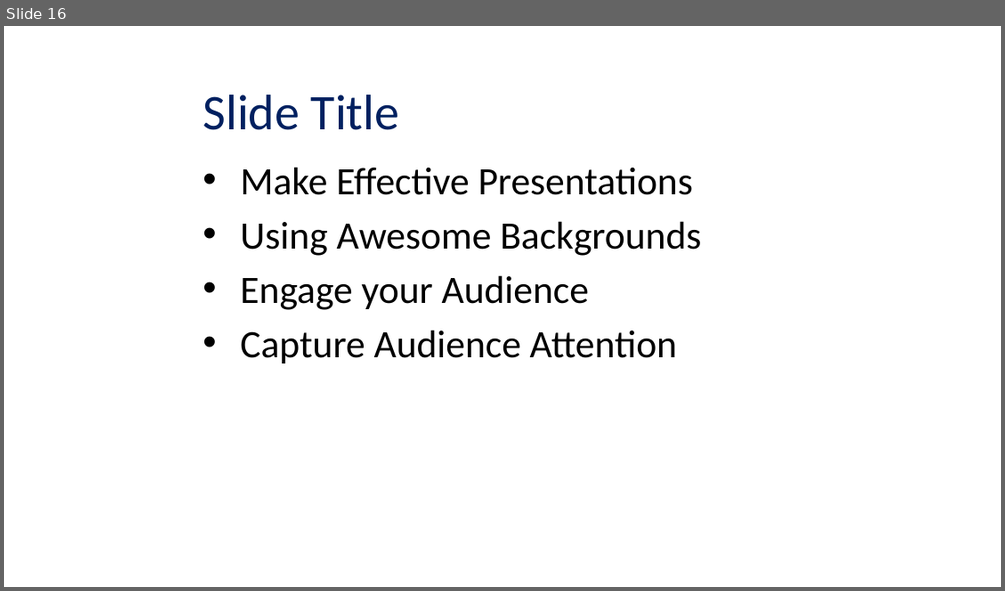
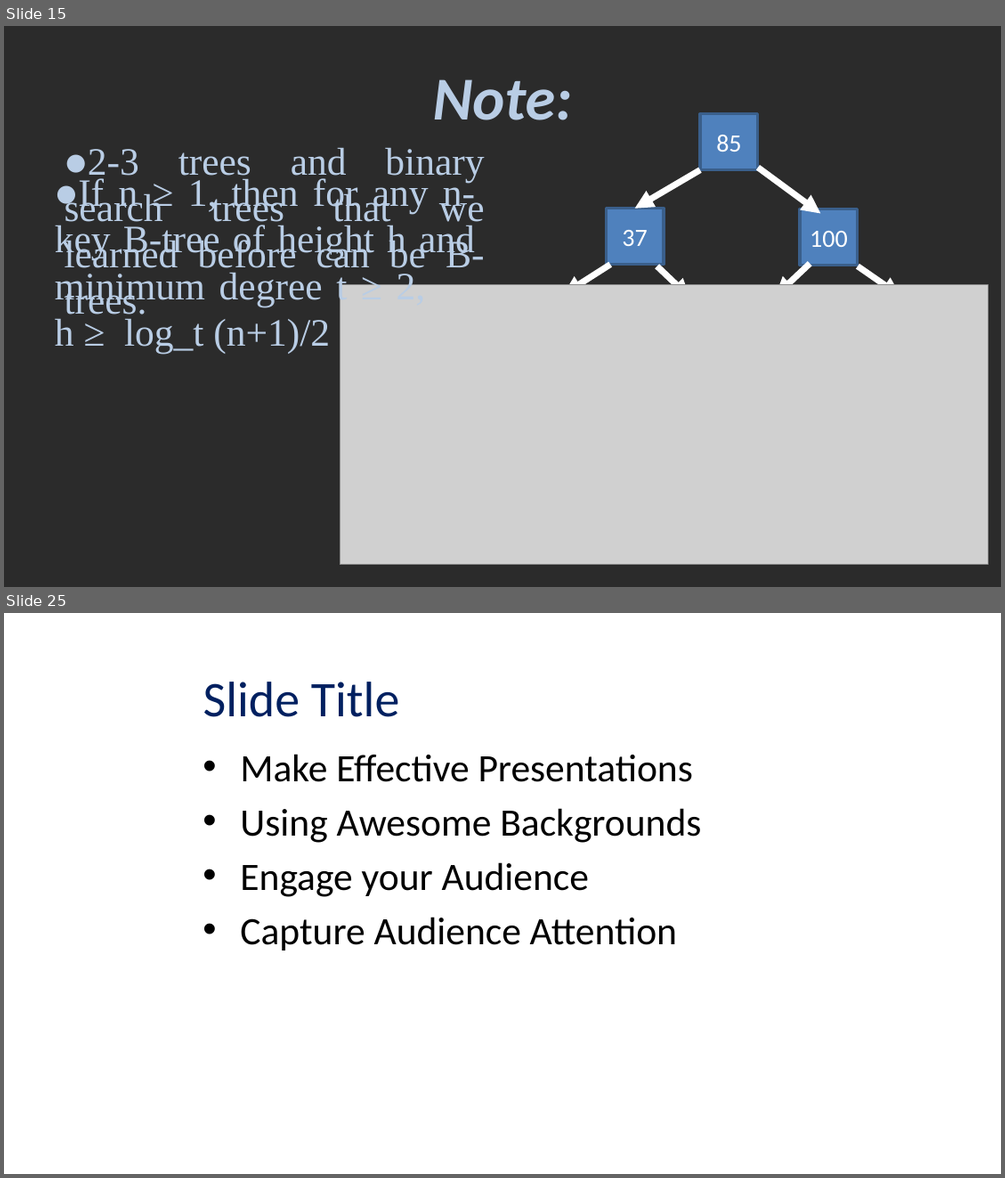
Before and after one commit to viettungvuong/Seminar, a slide deck: Seminar.pptx. Shown one above the other, each under a label of ours: slide 16 before the commit, slides 15 and 25 after it; the slides between them are not shown. The pictures are 1005x591 and 1005x1178 pixels, drawn with LibreOffice and Linux fonts; fonts in the diff are those of the drawing; grey boxes stand for pictures; background and template pictures are left out; a plain dark background stands for a picture behind light text. Boxes give left, top, right and bottom in pixels: in the first picture for what was removed or moved away, otherwise in the second. Text is boxed around its words. In the diff, an @@ line names an element or a change of style, - is before the commit and + after.

```diff
--- a/Seminar.pptx
+++ b/Seminar.pptx
@@ slide 15 added at [4,26,1001,587], background picture (left out) @@
@@ title added at [433,79,573,120], 44 pt, text #B9CDE5, bold, italic @@
+Note:
@@ rectangle added at [700,114,758,169], fill #4F81BD, outline #3A5F8C 2 pt, 18 pt, text #FFFFFF @@
+85
@@ text added at [65,147,485,321], 28 pt, text #B9CDE5 @@
+●2-3 trees and binary search trees that we learned before can be B-trees.
@@ text added at [55,174,475,354], 28 pt, text #B9CDE5 @@
+●If n ≥ 1, then for any n-key B-tree of height h and minimum degree t ≥ 2, h ≥ log_t (n+1)/2
@@ arrow added from (700, 169) to (635, 208), #FFFFFF 4.5 pt @@
@@ arrow added from (758, 168) to (820, 214), #FFFFFF 4.5 pt @@
@@ rectangle added at [606,208,663,265], fill #4F81BD, outline #3A5F8C 2 pt, 18 pt, text #FFFFFF @@
+37
@@ rectangle added at [800,209,858,265], fill #4F81BD, outline #3A5F8C 2 pt, 18 pt, text #FFFFFF @@
+100
@@ arrow added from (610, 265) to (563, 294), #FFFFFF 4.5 pt @@
@@ arrow added from (809, 264) to (776, 297), #FFFFFF 4.5 pt @@
@@ picture added at [340,284,987,564] @@
@@ arrow added from (657, 266) to (690, 297), #FFFFFF 4.5 pt @@
@@ arrow added from (858, 266) to (900, 297), #FFFFFF 4.5 pt @@
@@ what was slide 16 is now slide 25 @@
```
Also in this commit, not shown: 8 other slides added.
